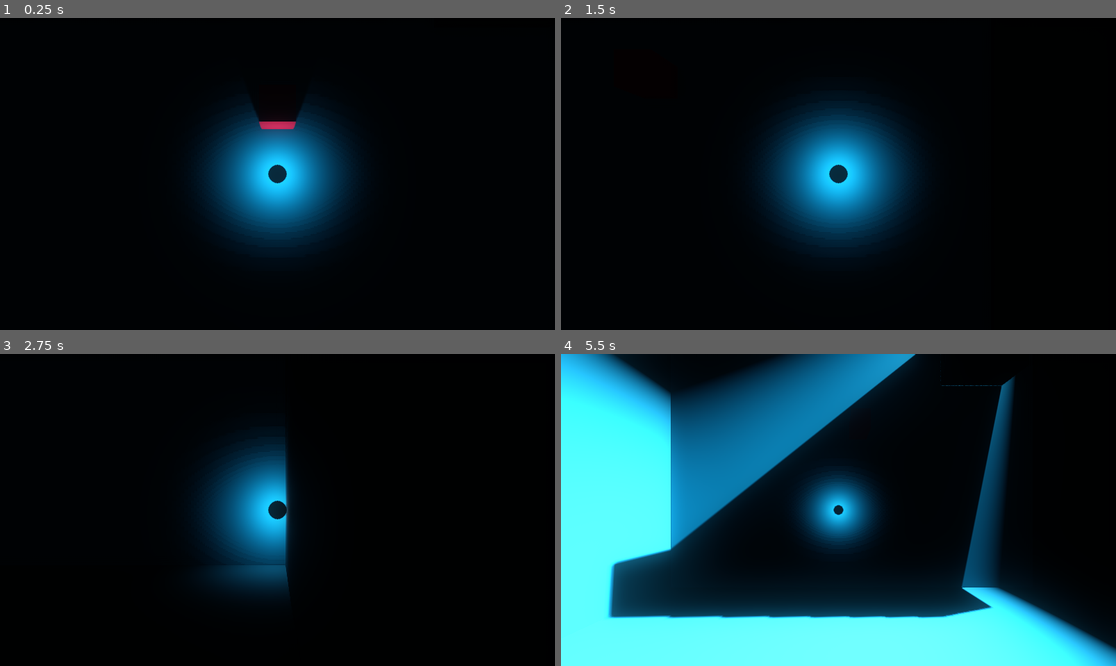
Above: before the commit, frames 1-4 (two rows, left to right).
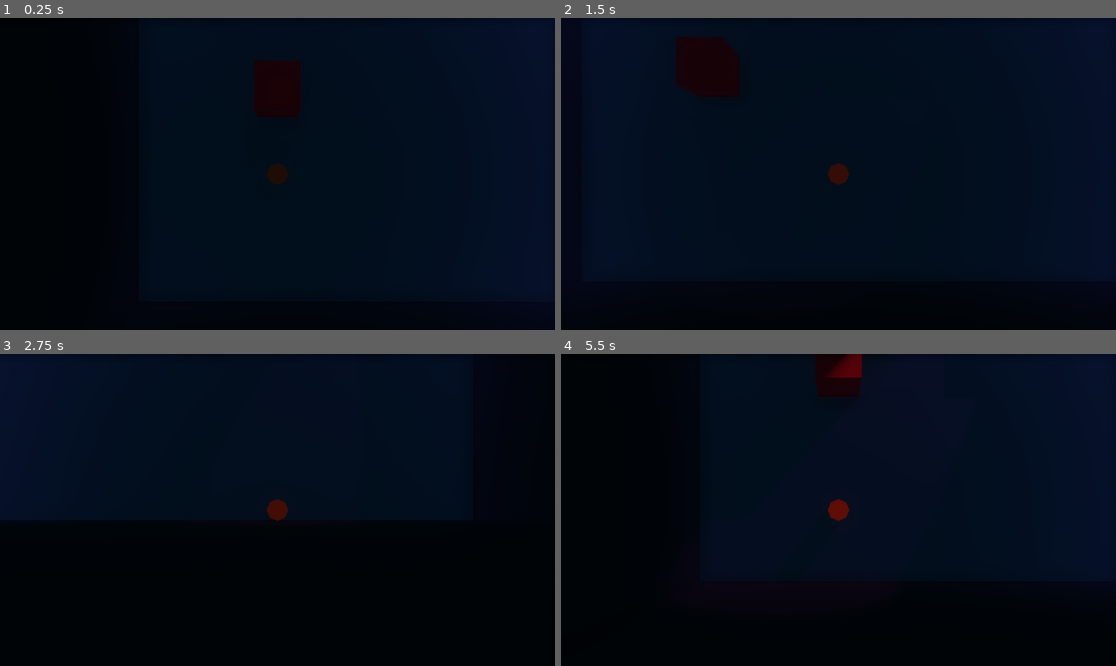
Above: after the commit, the same moments.

Repository: TeaWhyDee/ctssagit
Game: Godot game, scene res://scenes/Main.tscn
Two runs of this game, one before a commit and one after it. Both use one fixed random seed, a clock stepped at 60 frames per second and the inputs below.
Inputs:
- Up to frame 1 (0.25 s): no input
- Up to frame 2 (1.5 s): tap Enter at 0.5 s; hold D (move_right) 0.53-1.28 s; hold S (move_down) from 1.28 s (still down)
- Up to frame 3 (2.75 s): release S (move_down) at 2.03 s; hold D (move_right) from 2.03 s (still down)
- Up to frame 4 (5.5 s): release D (move_right) at 2.78 s; hold W (move_up) 2.78-3.53 s; hold A (move_left) 3.53-5.03 s; hold S (move_down) from 5.03 s (still down)

The runs differ from the first frame. In frame 1, 41% of the frame differs, in the area x 25-100%, y 0-94%; in frame 2, 55%; in frame 3, 41%; in frame 4, 74%, in the area x 0-100%, y 0-100%.

Commit message:
timer-synced light

Diff:
--- /dev/null
+++ b/default_bus_layout.tres
@@ -0,0 +1,25 @@
+[gd_resource type="AudioBusLayout" load_steps=2 format=2]
+
+[sub_resource type="AudioEffectReverb" id=1]
+resource_name = "Reverb"
+room_size = 0.1
+damping = 0.4
+spread = 0.1
+hipass = 0.5
+wet = 0.4
+
+[resource]
+bus/1/name = "SFX"
+bus/1/solo = false
+bus/1/mute = false
+bus/1/bypass_fx = false
+bus/1/volume_db = 0.0
+bus/1/send = "Master"
+bus/1/effect/0/effect = SubResource( 1 )
+bus/1/effect/0/enabled = true
+bus/2/name = "Music"
+bus/2/solo = false
+bus/2/mute = true
+bus/2/bypass_fx = false
+bus/2/volume_db = -17.2766
+bus/2/send = "Master"
--- a/scenes/Box.tscn
+++ b/scenes/Box.tscn
@@ -7,6 +7,7 @@
 
 [node name="Box" type="RigidBody"]
 mass = 100.0
+axis_lock_linear_y = true
 axis_lock_angular_x = true
 axis_lock_angular_y = true
 axis_lock_angular_z = true
--- a/scenes/Detector.tscn
+++ b/scenes/Detector.tscn
@@ -21,12 +21,15 @@
 script = ExtResource( 1 )
 
 [node name="Ray1" type="RayCast" parent="."]
+transform = Transform( 1, 0, 0, 0, 1, 0, 0, 0, 1, 0, 0.5, 0 )
 enabled = true
 
 [node name="Ray2" type="RayCast" parent="."]
+transform = Transform( 1, 0, 0, 0, 1, 0, 0, 0, 1, 0, 0.5, 0 )
 enabled = true
 
 [node name="Ray3" type="RayCast" parent="."]
+transform = Transform( 1, 0, 0, 0, 1, 0, 0, 0, 1, 0, 0.5, 0 )
 enabled = true
 
 [node name="Mesh" type="MeshInstance" parent="."]
@@ -37,7 +40,6 @@
 shape = SubResource( 3 )
 
 [node name="Light" type="SpotLight" parent="."]
-transform = Transform( 1, 0, 0, 0, 1, 0, 0, 0, 1, 0, -0.519983, 0 )
 light_energy = 0.0
 shadow_enabled = true
 shadow_bias = 0.0
@@ -47,6 +49,17 @@
 spot_angle = 33.0
 spot_angle_attenuation = 1.41421
 
+[node name="SpotLight" type="SpotLight" parent="."]
+light_color = Color( 1, 0, 0.258824, 1 )
+light_energy = 4.0
+shadow_enabled = true
+shadow_bias = 0.0
+shadow_reverse_cull_face = true
+spot_range = 330.005
+spot_attenuation = 6.72717
+spot_angle = 7.68
+spot_angle_attenuation = 6.9644
+
 [node name="OmniLight" type="OmniLight" parent="."]
 light_color = Color( 1, 0, 0, 1 )
 light_energy = 2.0
--- a/scenes/Main.tscn
+++ b/scenes/Main.tscn
@@ -1,8 +1,9 @@
-[gd_scene load_steps=7 format=2]
+[gd_scene load_steps=8 format=2]
 
 [ext_resource path="res://scenes/Player.tscn" type="PackedScene" id=1]
 [ext_resource path="res://scenes/Box.tscn" type="PackedScene" id=2]
 [ext_resource path="res://scenes/Detector.tscn" type="PackedScene" id=3]
+[ext_resource path="res://audio/mus/96_bpm.wav" type="AudioStream" id=4]
 
 [sub_resource type="SpatialMaterial" id=3]
 albedo_color = Color( 0.188235, 0.694118, 0.858824, 1 )
@@ -13,8 +14,13 @@
 [sub_resource type="Environment" id=1]
 background_color = Color( 1, 1, 1, 1 )
 background_energy = 0.0
-ambient_light_color = Color( 0.0666667, 0.0666667, 0.0666667, 1 )
+ambient_light_color = Color( 0.156863, 0.156863, 0.156863, 1 )
 ambient_light_sky_contribution = 0.0
+fog_enabled = true
+fog_color = Color( 0.352941, 0.258824, 0.54902, 1 )
+fog_sun_color = Color( 1, 1, 1, 1 )
+fog_depth_end = 84.3
+fog_transmit_enabled = true
 tonemap_mode = 3
 tonemap_white = 1.2
 ssao_enabled = true
@@ -29,25 +35,24 @@
 [node name="World" type="Spatial"]
 
 [node name="Player" parent="." instance=ExtResource( 1 )]
-transform = Transform( 1, 0, 0, 0, 1, 0, 0, 0, 1, 0, 1, 0 )
+transform = Transform( 1, 0, 0, 0, 1, 0, 0, 0, 1, 0, 0.5, 0 )
 
 [node name="CSGBox" type="CSGBox" parent="."]
-transform = Transform( 1, 0, 0, 0, 1, 0, 0, 0, 1, 0, -1, 0 )
+transform = Transform( 1, 0, 0, 0, 1, 0, 0, 0, 1, 10.663, -1, -6.54789 )
 use_collision = true
-width = 65.4871
-depth = 67.1061
+width = 40.7303
+depth = 40.146
 material = SubResource( 3 )
 
 [node name="CSGBox3" type="CSGBox" parent="."]
 transform = Transform( 1, 0, 0, 0, 1, 0, 0, 0, 1, 0, 21.5495, 0 )
-visible = false
 use_collision = true
 width = 65.4871
 depth = 67.1061
 material = SubResource( 3 )
 
 [node name="CSGBox4" type="CSGBox" parent="."]
-transform = Transform( 1, 0, 0, 0, 1, 0, 0, 0, 1, 0, 1, 15.716 )
+transform = Transform( 1, 0, 0, 0, 1, 0, 0, 0, 1, 0, 1, 7.37411 )
 use_collision = true
 width = 65.4871
 height = 78.0507
@@ -63,18 +68,34 @@
 material = SubResource( 2 )
 
 [node name="CSGBox6" type="CSGBox" parent="."]
-transform = Transform( -4.37114e-08, 0, 1, 0, 1, 0, -1, 0, -4.37114e-08, -23.1444, 1, 0.716797 )
+transform = Transform( -4.37114e-08, 0, 1, 0, 1, 0, -1, 0, -4.37114e-08, -7.92933, 1, -8.25317 )
 use_collision = true
-width = 72.2362
+width = 36.2079
 height = 78.0507
 depth = 2.01865
 material = SubResource( 2 )
 
 [node name="CSGBox7" type="CSGBox" parent="."]
-transform = Transform( -4.37114e-08, 0, 1, 0, 1, 0, -1, 0, -4.37114e-08, 21.707, 1, 0.716797 )
+transform = Transform( -4.37114e-08, 0, 1, 0, 1, 0, -1, 0, -4.37114e-08, 21.707, 18.7605, 0.716797 )
 use_collision = true
 width = 72.2362
-height = 78.0507
+height = 28.6054
+depth = 2.01865
+material = SubResource( 2 )
+
+[node name="CSGBox8" type="CSGBox" parent="."]
+transform = Transform( -4.37114e-08, 0, 1, 0, 1, 0, -1, 0, -4.37114e-08, 21.707, 5.31347, -25.0118 )
+use_collision = true
+width = 14.4782
+height = 11.1257
+depth = 2.01865
+material = SubResource( 2 )
+
+[node name="CSGBox9" type="CSGBox" parent="."]
+transform = Transform( -4.37114e-08, 0, 1, 0, 1, 0, -1, 0, -4.37114e-08, 21.707, 5.31347, -2.93594 )
+use_collision = true
+width = 21.691
+height = 11.1257
 depth = 2.01865
 material = SubResource( 2 )
 
@@ -82,7 +103,16 @@
 transform = Transform( 1, 0, 0, 0, 1, 0, 0, 0, 1, 13.44, 1, -12.2606 )
 use_collision = true
 width = 7.20432
+height = 3.46929
 depth = 6.10773
+material = SubResource( 2 )
+
+[node name="CSGBox10" type="CSGBox" parent="."]
+transform = Transform( 1, 0, 0, 0, 1, 0, 0, 0, 1, 0.994166, 1, -17.5588 )
+use_collision = true
+width = 3.32176
+height = 5.55993
+depth = 2.72882
 material = SubResource( 2 )
 
 [node name="WorldEnvironment" type="WorldEnvironment" parent="."]
@@ -92,4 +122,9 @@
 transform = Transform( 1, 0, 0, 0, 1, 0, 0, 0, 1, 0, 1, -3.82666 )
 
 [node name="Detector" parent="." instance=ExtResource( 3 )]
-transform = Transform( 1, 0, 0, 0, 1, 0, 0, 0, 1, 19.8253, 2.01539, -23.2575 )
+transform = Transform( 1, 0, 0, 0, 1, 0, 0, 0, 1, 19.8253, 8.69353, -23.2575 )
+
+[node name="AudioStreamPlayer" type="AudioStreamPlayer" parent="."]
+stream = ExtResource( 4 )
+autoplay = true
+bus = "Music"
--- a/scenes/Player.tscn
+++ b/scenes/Player.tscn
@@ -4,6 +4,7 @@
 [ext_resource path="res://scripts/player_audio.gd" type="Script" id=2]
 
 [sub_resource type="CylinderShape" id=1]
+height = 1.0
 radius = 0.5
 
 [sub_resource type="SpatialMaterial" id=3]
@@ -13,6 +14,8 @@
 material = SubResource( 3 )
 top_radius = 0.5
 bottom_radius = 0.5
+height = 1.0
+radial_segments = 8
 
 [node name="Player" type="KinematicBody" groups=["player"]]
 script = ExtResource( 1 )
@@ -20,17 +23,19 @@
 [node name="CollisionShape" type="CollisionShape" parent="."]
 shape = SubResource( 1 )
 
-[node name="MeshInstance" type="MeshInstance" parent="."]
+[node name="Mesh" type="MeshInstance" parent="."]
 mesh = SubResource( 2 )
 
 [node name="Camera" type="Camera" parent="."]
 transform = Transform( 1, 0, 0, 0, -4.37114e-08, 1, 0, -1, -4.37114e-08, 0, 13, 0 )
 current = true
+fov = 60.0
 
 [node name="OmniLight" type="OmniLight" parent="."]
+visible = false
 shadow_enabled = true
 shadow_bias = 0.407
-omni_range = 8.731
+omni_range = 3.685
 omni_attenuation = 2.82843
 
 [node name="AudioPlayer" type="Spatial" parent="."]
--- /dev/null
+++ b/scenes/TransitionArea.tscn
@@ -0,0 +1,13 @@
+[gd_scene load_steps=3 format=2]
+
+[ext_resource path="res://scripts/transition.gd" type="Script" id=1]
+
+[sub_resource type="BoxShape" id=1]
+
+[node name="TransitionArea" type="Area"]
+script = ExtResource( 1 )
+
+[node name="CollisionShape" type="CollisionShape" parent="."]
+shape = SubResource( 1 )
+
+[connection signal="body_entered" from="." to="." method="_on_body_entered"]
--- a/scripts/detector.gd
+++ b/scripts/detector.gd
@@ -12,14 +12,16 @@
 
 func _physics_process(delta):
 	var dir = transform.origin.direction_to(player.transform.origin)
-	var dir_l = transform.origin.direction_to(player.transform.origin + dir.rotated(Vector3.UP, PI / 2) / 2)
-	var dir_r = transform.origin.direction_to(player.transform.origin + dir.rotated(Vector3.UP, -PI / 2) / 2)
+	var dir_l = transform.origin.direction_to(player.transform.origin + dir.rotated(Vector3.UP, PI / 2) / 3)
+	var dir_r = transform.origin.direction_to(player.transform.origin + dir.rotated(Vector3.UP, -PI / 2) / 3)
 	var dist = transform.origin.distance_to(player.transform.origin)
 	$Mesh.look_at(player.transform.origin, Vector3.UP)
 	$Light.look_at(player.transform.origin, Vector3.UP)
+	$SpotLight.look_at(player.transform.origin, Vector3.UP)
 	ray1.cast_to = dir * dist
 	ray2.cast_to = dir_l * dist
 	ray3.cast_to = dir_r * dist
+	$SpotLight.light_energy = Global.timer / 10
 
 func _on_timeout():
 	var tween = create_tween().set_trans(Tween.TRANS_BOUNCE).set_ease(Tween.EASE_IN)
--- a/scripts/global.gd
+++ b/scripts/global.gd
@@ -1,7 +1,7 @@
 extends Node
 
 signal timeout
-const TIMEOUT = 5
+const TIMEOUT = 10
 var timer: float
 
 func _process(delta: float):
--- a/scripts/player.gd
+++ b/scripts/player.gd
@@ -1,6 +1,6 @@
 extends KinematicBody
 
-const SPEED = 15
+const SPEED = 8
 const INERTIA = 0.1
 var direction: Vector2
 var velocity: Vector3
--- a/scripts/player_audio.gd
+++ b/scripts/player_audio.gd
@@ -6,11 +6,13 @@
 var footstep_timer: float
 
 func _process(delta: float):
-	footstep_timer -= delta
-	if footstep_timer <= 0:
-		footstep_timer = 0.25
-		if get_parent().direction:
+	if get_parent().direction:
+		footstep_timer -= delta
+		if footstep_timer <= 0:
+			footstep_timer = 0.4
 			play_audio("footstep", 6)
+	else:
+		footstep_timer = 0
 
 func play_audio(key: String, amount: int):
 	var player = AudioStreamPlayer3D.new()
@@ -20,6 +22,7 @@
 	randomize()
 	var clip_to_play = audio_stream_array[randi() % audio_stream_array.size()]
 	player.set_stream(clip_to_play)
+	player.bus = "SFX"
 	player.autoplay = true
 	add_child(player)
 	yield(player, "finished")
--- /dev/null
+++ b/scripts/transition.gd
@@ -0,0 +1,5 @@
+extends Area
+
+func _on_body_entered(body: Node):
+	if body is KinematicBody:
+		get_tree().quit()
Not shown, added: audio/mus/96_bpm.wav.import
Not shown, added: audio/mus/96_bpm.wav
